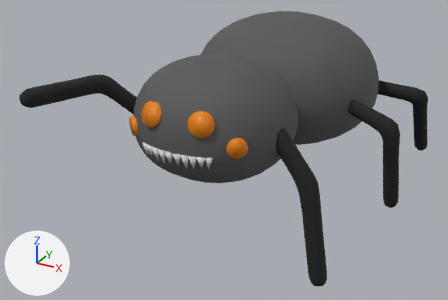
Before and after pictures for a commit that changed the FBX model DigDig02TeamIce/Assets/Enemies/Spider.fbx.
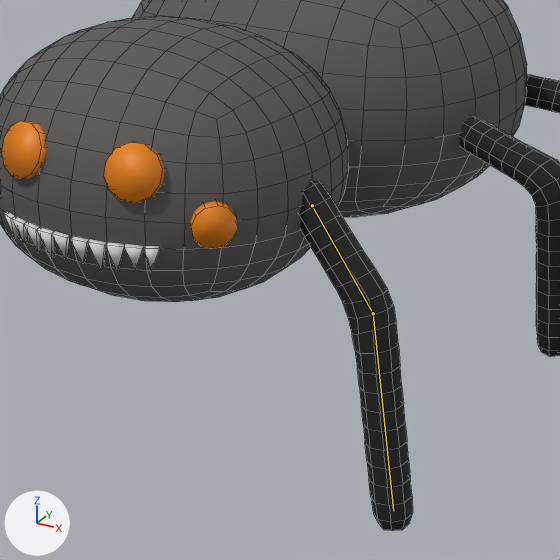
Each version is shown whole from a camera (50 mm lens) standing at (1.73, -3.77, 2.19) and looking at (-0.12, -0.41, 0.51), then close up on the part from 31% to 88% of the width and 16% to 100% of the height. The axes (+X, +Y, +Z) are drawn at lower left. The lights are the same throughout. The last two pictures show the newer version. Both versions are drawn at frame 23 of the action 'Lunge'; the numbers are the values there. The bones that change are drawn over the model as lines in the close-ups. The close-ups show mesh edges as thin lines.
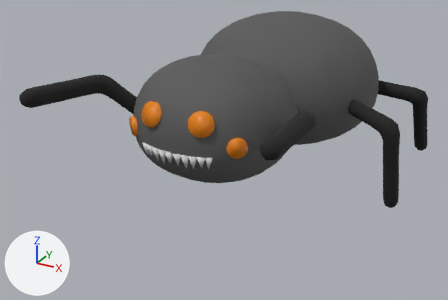
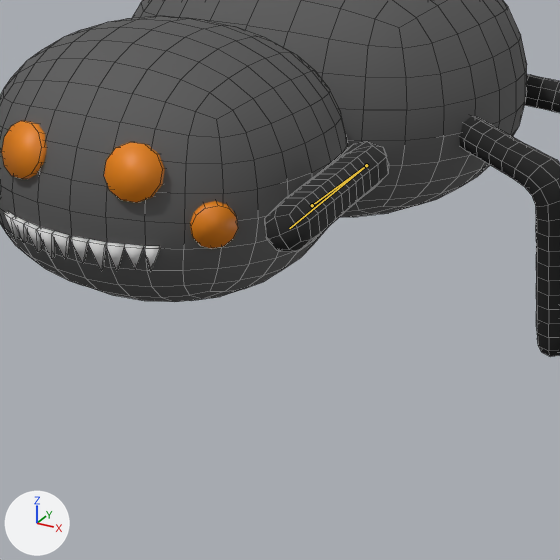
Location of each change, [x1, y1, x2, y2] in pixels of the close-ups (560 x 560 px):
```json
{"object": "Cube", "change": "posed", "before": [0, 0, 560, 531], "after": [0, 0, 560, 357]}
{"bone": "F_UpperLeg_L", "before": "(312, 205) to (373, 313)", "after": "(312, 205) to (366, 165)"}
{"bone": "F_LowerLeg_L", "before": "(373, 313) to (393, 511)", "after": "(366, 165) to (289, 228)"}
```

The change, as JSON lines over the scene's bpy script:
```json
{"block": "bone_f_upperleg_l", "where": "bone_f_upperleg_l = bpy.data.objects['Armature'].pose.bones['F_UpperLeg_L']  # child of 'UpperBody'"}
{"op": "set", "path": "bone_f_upperleg_l.rotation_quaternion", "old": "(0.925, -0.251, -0.026, -0.284)", "new": "(0.872, 0.297, -0.286, 0.262)", "note": "degrees (-27, -11, -32) -> degrees (29, -41, 22)"}
{"block": "bone_f_lowerleg_l", "where": "bone_f_lowerleg_l = bpy.data.objects['Armature'].pose.bones['F_LowerLeg_L']  # child of 'F_UpperLeg_L'"}
{"op": "set", "path": "bone_f_lowerleg_l.rotation_quaternion", "old": "(0.922, 0.188, 0.125, 0.316)", "new": "(0.937, 0.258, -0.234, -0.029)", "note": "degrees (25, 6, 39) -> degrees (33, -25, -11)"}
```
